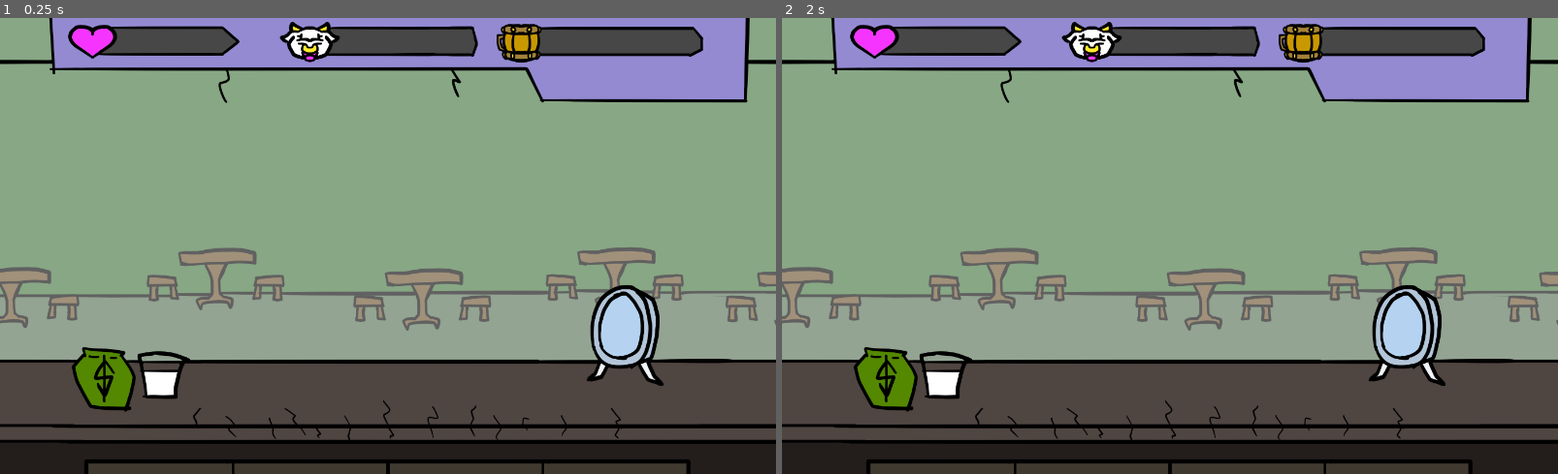
Above: before the commit, frames 1-2 (left to right).
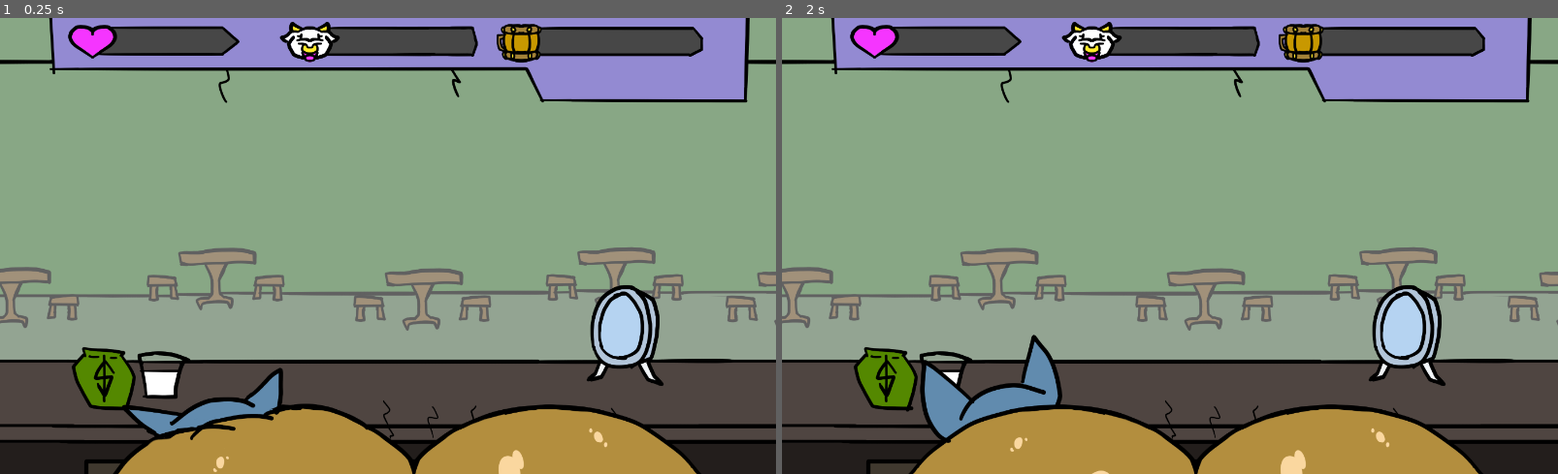
Above: after the commit, the same moments.

Repository: Yellowscar/MilkFloodV1
Game: Godot game, scene res://MainScene.tscn
Two runs of this game, one before a commit and one after it. Both use one fixed random seed, a clock stepped at 60 frames per second and the inputs below.
Inputs:
- Up to frame 1 (0.25 s): no input
- Up to frame 2 (2 s): no input

The runs differ from the first frame. In frame 1, 9.2% of the frame differs, in the area x 14-91%, y 76-100%; in frame 2, 9.9%, in the area x 16-91%, y 69-100%.

Commit message:
Added PoV boobs to hud part
Not much of a gamedev so I'm not 100% that's the best place to put them. Eh, whatever, worst case we can move them to a different scene later, right?

Diff:
--- a/milk-flood-v-1/ProtoScene.tscn
+++ b/milk-flood-v-1/ProtoScene.tscn
@@ -1,10 +1,10 @@
-[gd_scene load_steps=24 format=3 uid="uid://3y3xrgxifxd3"]
+[gd_scene load_steps=30 format=3 uid="uid://3y3xrgxifxd3"]
 
 [ext_resource type="Texture2D" uid="uid://dgqr8n5xhvhwl" path="res://Yellow Resources/Bar Sprites/A) Drink Progress Bar Border.png" id="1_ppodn"]
 [ext_resource type="Texture2D" uid="uid://qtuur1tuwy4n" path="res://Yellow Resources/Bar Sprites/B) Drink Progress Bar BestMilk.png" id="2_tksw0"]
 [ext_resource type="Texture2D" uid="uid://divf1874cummv" path="res://Yellow Resources/Bar Sprites/B) Drink Progress Bar Grey.png" id="2_tvyl3"]
 [ext_resource type="Texture2D" uid="uid://b41iw01uy422l" path="res://Yellow Resources/Player and UI Sprites/UI Border MilkFlood.png" id="2_yxmdy"]
-[ext_resource type="Script" uid="uid://np66p4yeti2o" path="res://DrinkBarScript.gd" id="3_fxxjl"]
+[ext_resource type="Script" uid="uid://np66p4yeti2o" path="res://Scripts/DrinkBarScript.gd" id="3_fxxjl"]
 [ext_resource type="Texture2D" uid="uid://v3r4q4aylomo" path="res://Yellow Resources/Bar Sprites/B) Drink Progress Bar Milk.png" id="4_ausb0"]
 [ext_resource type="Texture2D" uid="uid://c7beh20mso2s1" path="res://Yellow Resources/Bar Sprites/B) Drink Progress Bar Beer.png" id="5_tvyl3"]
 [ext_resource type="Texture2D" uid="uid://cro1u2w7w3i57" path="res://Yellow Resources/Bar Sprites/B) Drink Progress Bar Rootbeer.png" id="6_wh3a7"]
@@ -20,6 +20,11 @@
 [ext_resource type="Texture2D" uid="uid://b7hwxrvb1367n" path="res://Yellow Resources/Player and UI Sprites/Cow Icon0001.png" id="17_3xswp"]
 [ext_resource type="Texture2D" uid="uid://dkyi3ttwrmod" path="res://Yellow Resources/Player and UI Sprites/Cow Icon0002.png" id="18_52856"]
 [ext_resource type="Texture2D" uid="uid://moith0si886w" path="res://Yellow Resources/Player and UI Sprites/Cow Icon0003.png" id="19_qvqy8"]
+[ext_resource type="Script" uid="uid://car3xj2xfcjuu" path="res://Scripts/boob_manager.gd" id="21_8q7j2"]
+[ext_resource type="Texture2D" uid="uid://caol8q7inaejy" path="res://Yellow Resources/Player and UI Sprites/C) Tig Bitties.png" id="21_52856"]
+[ext_resource type="Texture2D" uid="uid://c4fk1d5w3ckq0" path="res://Yellow Resources/Customer Sprites/SuperThirsty/StraightFromTapCombined0001.png" id="22_kk5bw"]
+[ext_resource type="Texture2D" uid="uid://dhxgcxv2ply56" path="res://Yellow Resources/Customer Sprites/SuperThirsty/StraightFromTapCombined0002.png" id="23_8q7j2"]
+[ext_resource type="Texture2D" uid="uid://55fps1txntqy" path="res://Yellow Resources/Customer Sprites/SuperThirsty/StraightFromTapCombined0004.png" id="24_tf888"]
 
 [sub_resource type="SpriteFrames" id="SpriteFrames_52856"]
 animations = [{
@@ -68,6 +73,39 @@
 }],
 "loop": true,
 "name": &"Idle",
+"speed": 5.0
+}]
+
+[sub_resource type="SpriteFrames" id="SpriteFrames_kk5bw"]
+animations = [{
+"frames": [{
+"duration": 1.0,
+"texture": ExtResource("21_52856")
+}],
+"loop": true,
+"name": &"Idle",
+"speed": 5.0
+}, {
+"frames": [{
+"duration": 1.0,
+"texture": ExtResource("22_kk5bw")
+}, {
+"duration": 1.0,
+"texture": ExtResource("23_8q7j2")
+}],
+"loop": true,
+"name": &"StraightFromTap1",
+"speed": 5.0
+}, {
+"frames": [{
+"duration": 1.0,
+"texture": ExtResource("22_kk5bw")
+}, {
+"duration": 1.0,
+"texture": ExtResource("24_tf888")
+}],
+"loop": true,
+"name": &"StraightFromTap2",
 "speed": 5.0
 }]
 
@@ -173,3 +211,14 @@
 sprite_frames = SubResource("SpriteFrames_xnxqh")
 animation = &"Idle"
 frame_progress = 0.25990984
+
+[node name="BoobManager" type="Node2D" parent="CanvasLayer"]
+script = ExtResource("21_8q7j2")
+
+[node name="Combined Boob" type="AnimatedSprite2D" parent="CanvasLayer/BoobManager"]
+unique_name_in_owner = true
+position = Vector2(736, 879.00006)
+scale = Vector2(0.6164295, 0.6164295)
+sprite_frames = SubResource("SpriteFrames_kk5bw")
+animation = &"StraightFromTap1"
+frame_progress = 0.32893923
--- /dev/null
+++ b/milk-flood-v-1/Scripts/boob_manager.gd
@@ -0,0 +1,11 @@
+extends Node2D
+
+@onready var ComboBoob = %"Combined Boob"
+
+# Called when the node enters the scene tree for the first time.
+func _ready() -> void:
+	%"Combined Boob".play("StraightFromTap1")
+
+# Called every frame. 'delta' is the elapsed time since the previous frame.
+func _process(delta: float) -> void:
+	pass
Renamed: milk-flood-v-1/DrinkBarScript.gd -> milk-flood-v-1/Scripts/DrinkBarScript.gd
Renamed: milk-flood-v-1/DrinkBarScript.gd.uid -> milk-flood-v-1/Scripts/DrinkBarScript.gd.uid
Not shown, added: milk-flood-v-1/Scripts/boob_manager.gd.uid
Binary file removed: milk-flood-v-1/Yellow Resources/A) Drink Progress Bar Border.png
Not shown, removed: milk-flood-v-1/Yellow Resources/A) Drink Progress Bar Border.png.import
Binary file removed: milk-flood-v-1/Yellow Resources/B) Drink Progress Bar Beer.png
Not shown, removed: milk-flood-v-1/Yellow Resources/B) Drink Progress Bar Beer.png.import
Binary file removed: milk-flood-v-1/Yellow Resources/B) Drink Progress Bar BestMilk.png
Not shown, removed: milk-flood-v-1/Yellow Resources/B) Drink Progress Bar BestMilk.png.import
Binary file removed: milk-flood-v-1/Yellow Resources/B) Drink Progress Bar Grey.png
Not shown, removed: milk-flood-v-1/Yellow Resources/B) Drink Progress Bar Grey.png.import
Binary file removed: milk-flood-v-1/Yellow Resources/B) Drink Progress Bar Milk.png
(and 7 more such lines)
